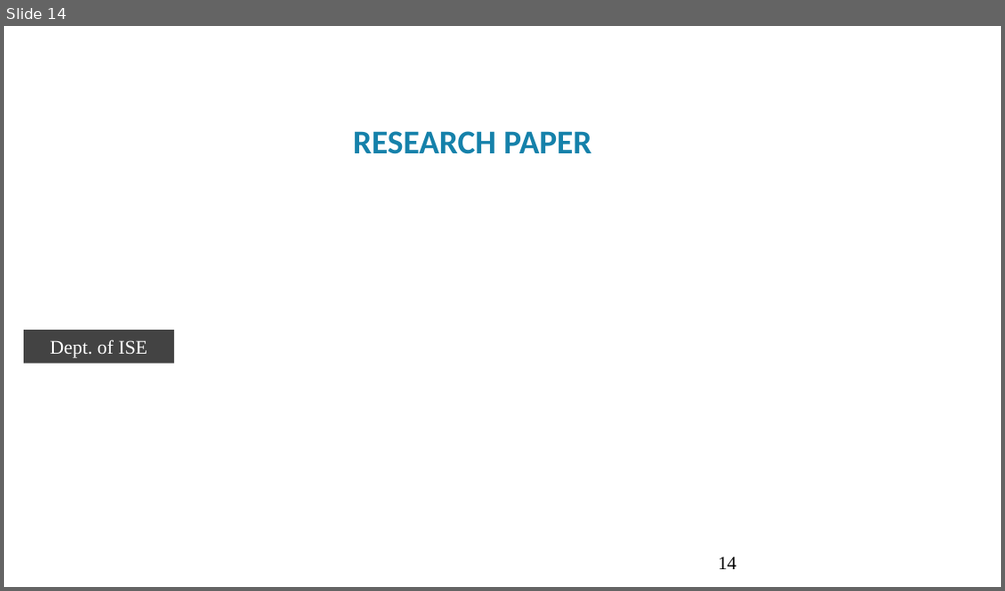
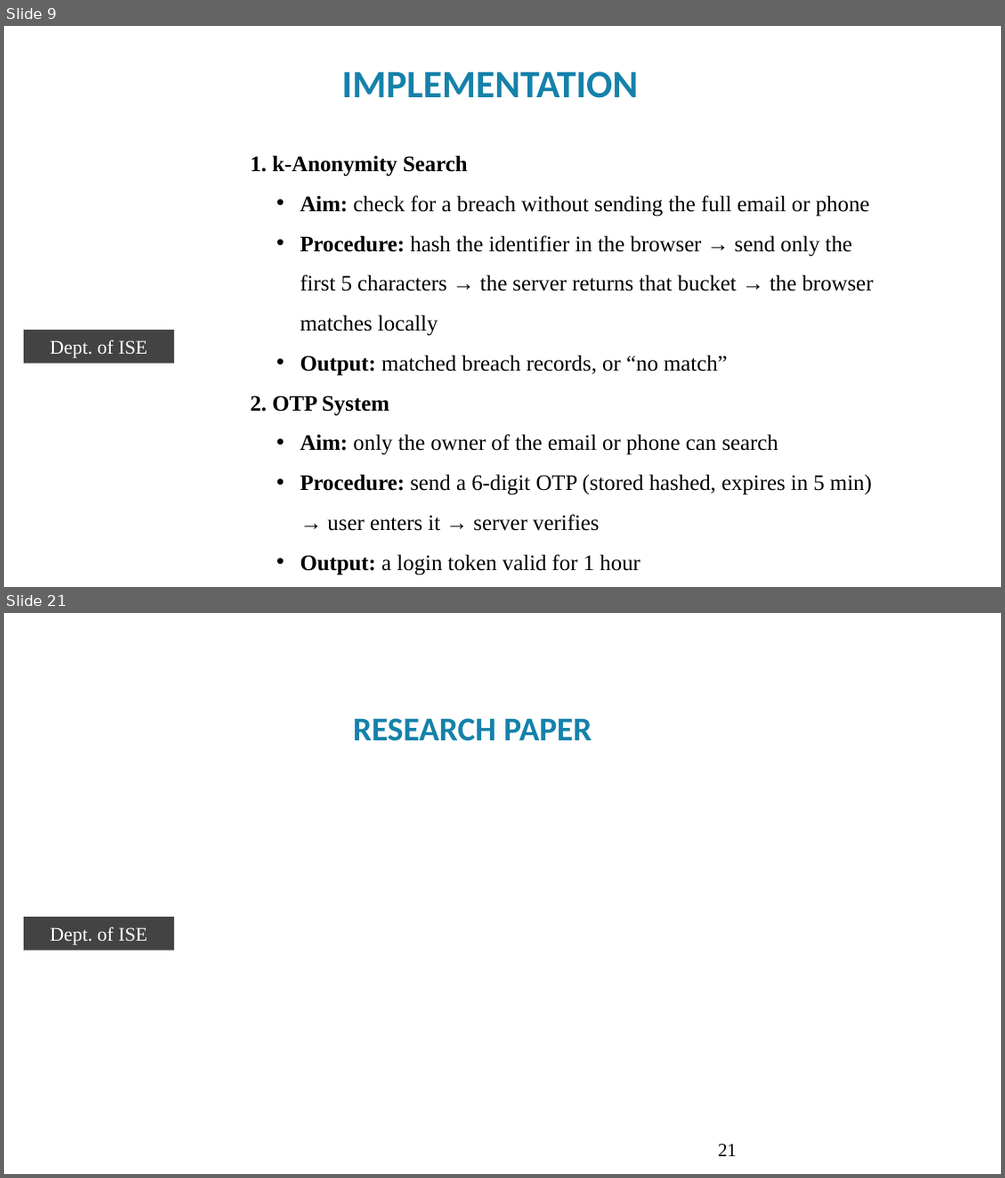
Before and after one commit to premkumarteli/OSINT-BreachShield, a slide deck: docs/Phase2/Final_presentation2 format 2026-27_BLANK_TEMPLATE.pptx. Shown one above the other, each under a label of ours: slide 14 before the commit, slides 9 and 21 after it; the slides between them are not shown. The pictures are 1005x591 and 1005x1178 pixels, drawn with LibreOffice and Linux fonts; fonts in the diff are those of the drawing; background and template pictures are left out. Boxes give left, top, right and bottom in pixels: in the first picture for what was removed or moved away, otherwise in the second. Text is boxed around its words. In the diff, an @@ line names an element or a change of style, - is before the commit and + after.

```diff
--- a/docs/Phase2/Final_presentation2 format 2026-27_BLANK_TEMPLATE.pptx
+++ b/docs/Phase2/Final_presentation2 format 2026-27_BLANK_TEMPLATE.pptx
@@ slide 9 added at (x1=4, y1=26, x2=1001, y2=587), background #FFFFFF @@
@@ text added at (x1=342, y1=71, x2=639, y2=98), 28 pt, text #1581AA, bold @@
+IMPLEMENTATION
@@ text added at (x1=251, y1=155, x2=874, y2=575), 16 pt, text #000000 @@
+1. k-Anonymity Search
+  • Aim: check for a breach without sending the full email or phone
+  • Procedure: hash the identifier in the browser → send only the first 5 characters → the server returns that bucket → the browser matches locally
+  • Output: matched breach records, or “no match”
+2. OTP System
+  • Aim: only the owner of the email or phone can search
+  • Procedure: send a 6-digit OTP (stored hashed, expires in 5 min) → user enters it → server verifies
+  • Output: a login token valid for 1 hour
@@ rectangle added at (x1=24, y1=330, x2=175, y2=364), fill #434343, 14 pt, text #FFFFFF @@
+Dept. of ISE
@@ text added at (x1=60, y1=550, x2=123, y2=580), 20 pt, text #FEFFFF, bold, italic @@
+8
@@ what was slide 14 is now slide 21 @@
@@ page number at (x1=718, y1=1143, x2=736, y2=1156): text changed @@
-14
+21
```
Also in this commit, not shown: 10 slides changed, 10 other slides added, 4 slides removed, 5 other files.
